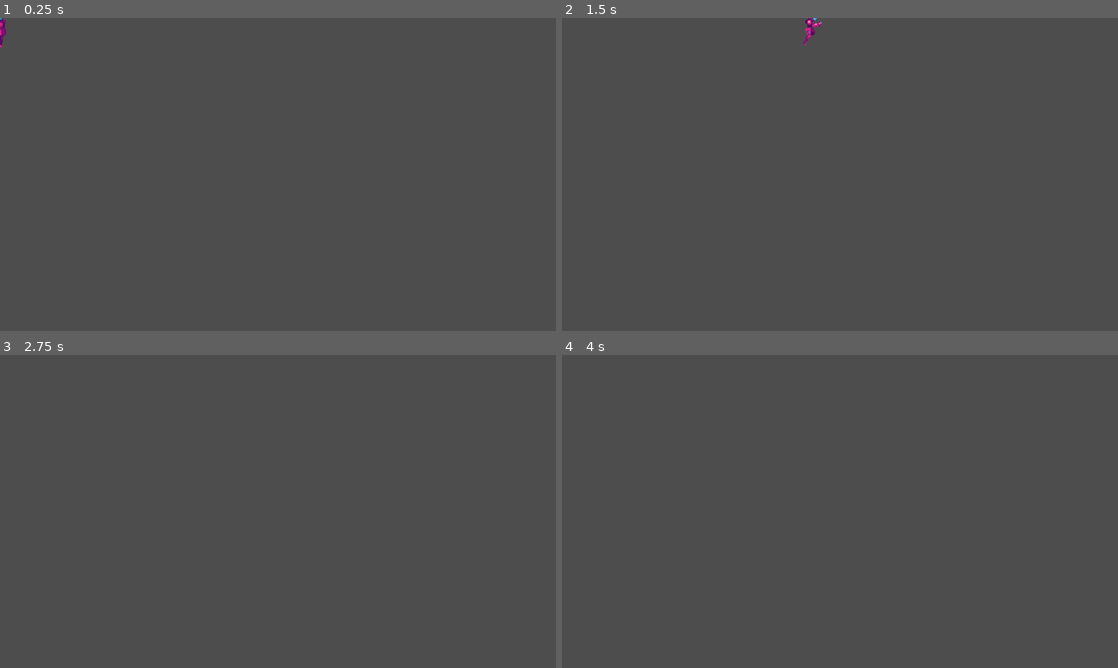
Above: before the commit, frames 1-4 (two rows, left to right).
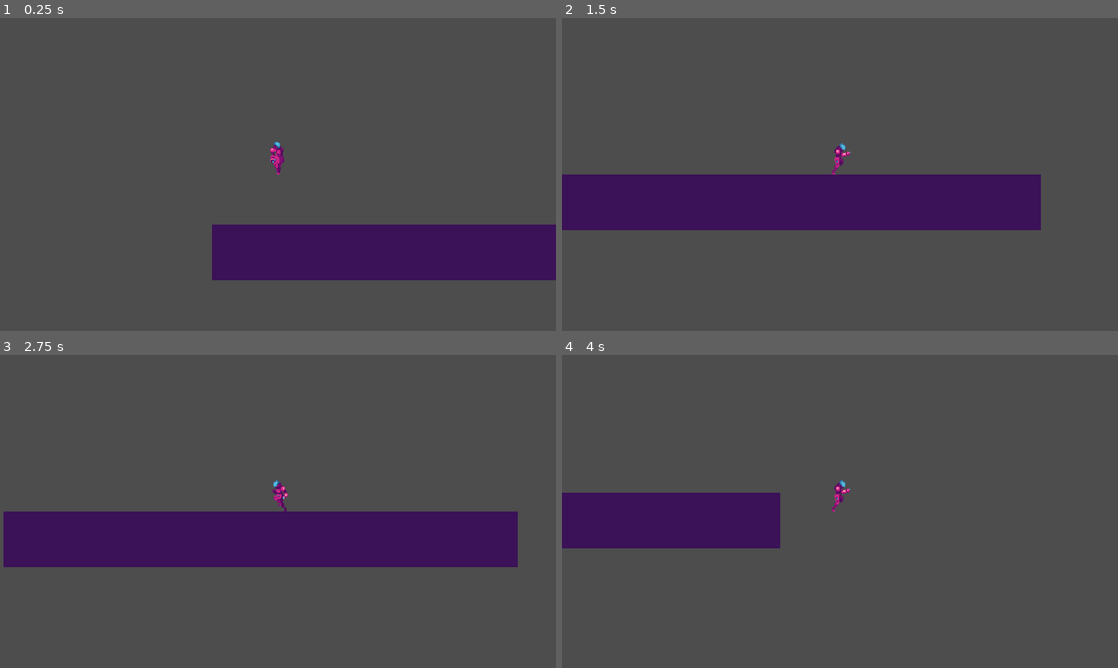
Above: after the commit, the same moments.

Repository: Sameet0/dbgames
Game: Godot game, scene res://levels/level.tscn
The game is run twice, just before and just after one commit, with the same random seed, the same clock (stepped at 60 frames per second) and the same inputs. Before the commit the project starts from res://Player/players.tscn.
Inputs:
- Up to frame 1 (0.25 s): no input
- Up to frame 2 (1.5 s): hold D (move_right) from 0.53 s (still down); tap Space (jump, bound only before the commit) at 0.6, 0.77, 1.07, 1.35 s
- Up to frame 3 (2.75 s): tap Space (jump, bound only before the commit) at 1.52, 1.82, 2.1 s; release D (move_right) at 2.03 s; hold A (move_left) from 2.03 s (still down)
- Up to frame 4 (4 s): release A (move_left) at 2.78 s; hold D (move_right) from 2.78 s (still down); tap Space (jump, bound only before the commit) at 2.85, 3.02, 3.32, 3.6, 3.77 s

The runs differ from the first frame. In frame 1, 11% of the frame differs, in the area x 0-100%, y 0-84%; in frame 2, 16%; in frame 3, 17%, in the area x 0-94%, y 40-68%; in frame 4, 7.1%.

Commit message:
Revert "Saif"

Diff:
--- a/Player/players.gd
+++ b/Player/players.gd
@@ -4,10 +4,8 @@
 
 const GRAVITY = 1000
 const SPEED = 300
-const JUMP = -300
-const JUMP_HORIZONTAL = 100
-enum State { Idle, Run, Jump}
 
+enum State { Idle, Run }
 
 var current_state
 
@@ -19,9 +17,6 @@
 	player_falling(delta)
 	player_idle(delta)
 	player_run(delta)
-
-	player_jump(delta)
-
 
 	move_and_slide()
 
@@ -51,21 +46,8 @@
 		animated_sprite_2d.flip_h = false if direction > 0 else true
 
 
-
-func player_jump(delta):
-	if Input.is_action_just_pressed("jump"):
-		velocity.y = JUMP
-
-	if !is_on_floor():
-		var direction = Input.get_axis("move_left","move_right")
-		velocity.x += direction * JUMP_HORIZONTAL * delta
-
-
 func player_animations():
 	if current_state == State.Idle:
 		animated_sprite_2d.play("idle")
 	elif current_state == State.Run:
 		animated_sprite_2d.play("run")
-
-	elif current_state == State.Jump:
-		animated_sprite_2d.play("jump")
--- a/Player/players.tscn
+++ b/Player/players.tscn
@@ -1,11 +1,8 @@
+[gd_scene load_steps=20 format=3 uid="uid://xdlxa7fvhn22"]
 
-[gd_scene load_steps=27 format=3 uid="uid://xdlxa7fvhn22"]
-
-[ext_resource type="Texture2D" path="res://Player/player-idle.png" id="1_40tue"]
+[ext_resource type="Texture2D" uid="uid://df0bxym5p34ur" path="res://Player/player-idle.png" id="1_40tue"]
 [ext_resource type="Script" path="res://Player/players.gd" id="1_kb805"]
-[ext_resource type="Texture2D" path="res://Player/player-run.png" id="2_7uj2i"]
-[ext_resource type="Texture2D" uid="uid://dq7b71v7v6j3i" path="res://Player/player-jump.png" id="3_j2coq"]
-
+[ext_resource type="Texture2D" uid="uid://dlm8ua5wobruj" path="res://Player/player-run.png" id="2_7uj2i"]
 
 [sub_resource type="AtlasTexture" id="AtlasTexture_e0ytp"]
 atlas = ExtResource("1_40tue")
@@ -22,31 +19,6 @@
 [sub_resource type="AtlasTexture" id="AtlasTexture_qwoy7"]
 atlas = ExtResource("1_40tue")
 region = Rect2(240, 0, 80, 80)
-
-[sub_resource type="AtlasTexture" id="AtlasTexture_mq5up"]
-atlas = ExtResource("3_j2coq")
-region = Rect2(0, 0, 80, 80)
-
-[sub_resource type="AtlasTexture" id="AtlasTexture_4xq4o"]
-atlas = ExtResource("3_j2coq")
-region = Rect2(80, 0, 80, 80)
-
-[sub_resource type="AtlasTexture" id="AtlasTexture_7u54i"]
-atlas = ExtResource("3_j2coq")
-region = Rect2(160, 0, 80, 80)
-
-[sub_resource type="AtlasTexture" id="AtlasTexture_bfcah"]
-atlas = ExtResource("3_j2coq")
-region = Rect2(240, 0, 80, 80)
-
-[sub_resource type="AtlasTexture" id="AtlasTexture_lhs0k"]
-atlas = ExtResource("3_j2coq")
-region = Rect2(320, 0, 80, 80)
-
-[sub_resource type="AtlasTexture" id="AtlasTexture_yjcs8"]
-atlas = ExtResource("3_j2coq")
-region = Rect2(400, 0, 80, 80)
-
 
 [sub_resource type="AtlasTexture" id="AtlasTexture_ig68u"]
 atlas = ExtResource("2_7uj2i")
@@ -114,31 +86,6 @@
 }, {
 "frames": [{
 "duration": 1.0,
-
-"texture": SubResource("AtlasTexture_mq5up")
-}, {
-"duration": 1.0,
-"texture": SubResource("AtlasTexture_4xq4o")
-}, {
-"duration": 1.0,
-"texture": SubResource("AtlasTexture_7u54i")
-}, {
-"duration": 1.0,
-"texture": SubResource("AtlasTexture_bfcah")
-}, {
-"duration": 1.0,
-"texture": SubResource("AtlasTexture_lhs0k")
-}, {
-"duration": 1.0,
-"texture": SubResource("AtlasTexture_yjcs8")
-}],
-"loop": false,
-"name": &"jump",
-"speed": 12.0
-}, {
-"frames": [{
-"duration": 1.0,
-
 "texture": SubResource("AtlasTexture_ig68u")
 }, {
 "duration": 1.0,
@@ -184,12 +131,8 @@
 [node name="AnimatedSprite2D" type="AnimatedSprite2D" parent="."]
 position = Vector2(0, -24)
 sprite_frames = SubResource("SpriteFrames_2n5c3")
-
-animation = &"jump"
+animation = &"idle"
 autoplay = "idle"
-frame = 5
-frame_progress = 0.736663
-
 
 [node name="CollisionShape2D" type="CollisionShape2D" parent="."]
 position = Vector2(0, -22)
--- a/project.godot
+++ b/project.godot
@@ -11,8 +11,7 @@
 [application]
 
 config/name="DBGame"
-run/main_scene="res://Player/players.tscn"
-
+run/main_scene="res://levels/level.tscn"
 config/features=PackedStringArray("4.3", "GL Compatibility")
 config/icon="res://icon.svg"
 
@@ -38,11 +37,6 @@
 , Object(InputEventKey,"resource_local_to_scene":false,"resource_name":"","device":-1,"window_id":0,"alt_pressed":false …(186 unchanged characters)…
 ]
 }
-jump={
-"deadzone": 0.5,
-"events": [Object(InputEventKey,"resource_local_to_scene":false,"resource_name":"","device":-1,"window_id":0,"alt_pressed":false,"shift_pressed":false,"ctrl_pressed":false,"meta_pressed":false,"pressed":false,"keycode":0,"physical_keycode":32,"key_label":0,"unicode":32,"location":0,"echo":false,"script":null)
-]
-}
 
 [layer_names]
 
Binary file removed: Player/player-jump.png
Not shown, removed: Player/player-jump.png.import
